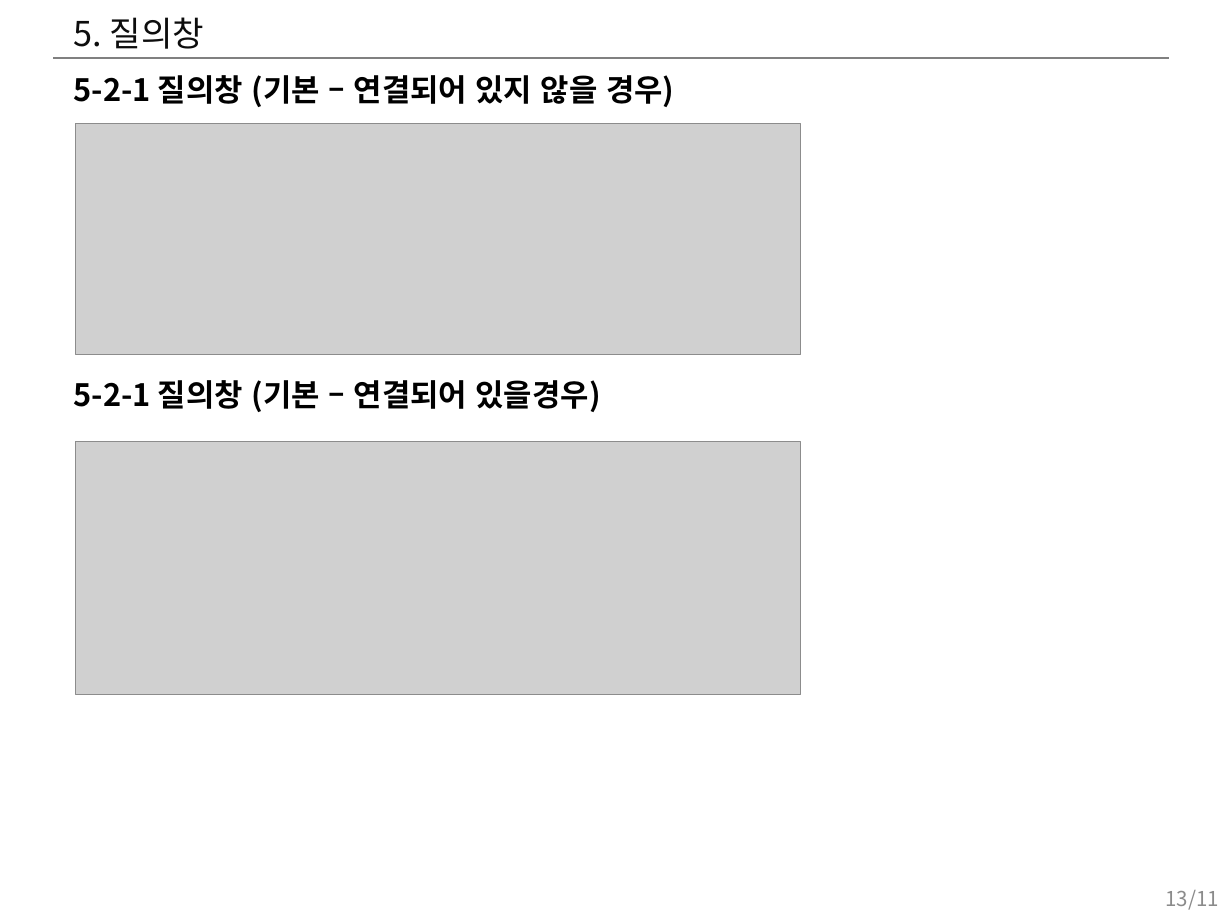
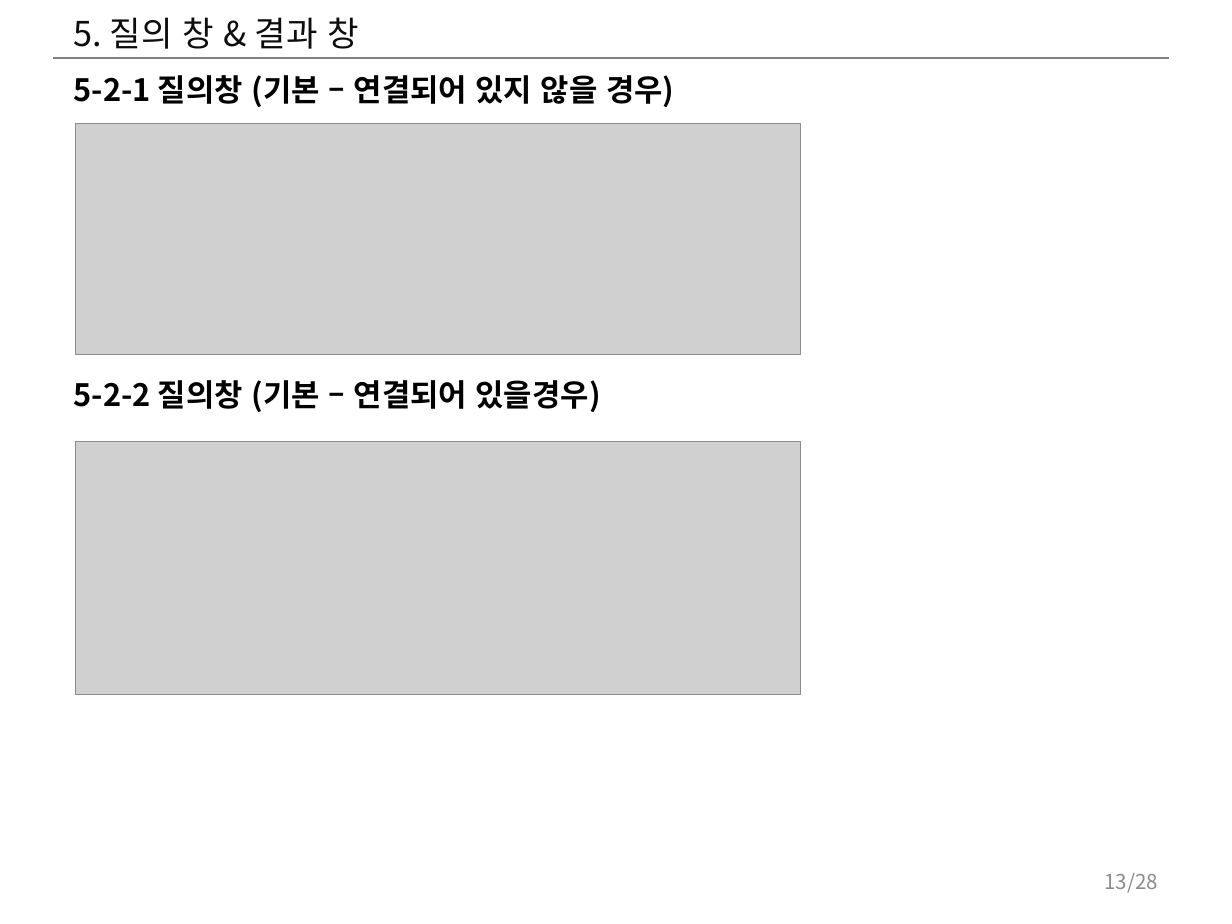
Before and after one commit to postech-dblab-iitp/visual-tool, a slide deck: slide 13 of ViT_docs/시각화도구_UI_UX_기획서.pptx. Drawn at 1232x924 pixels with LibreOffice and Linux fonts; fonts in the diff are those of the drawing; grey boxes stand for pictures. Boxes give left, top, right and bottom in pixels: in the first picture for what was removed or moved away, otherwise in the second. Text is boxed around its words. In the diff, an @@ line names an element or a change of style, - is before the commit and + after.

```diff
--- a/ViT_docs/시각화도구_UI_UX_기획서.pptx
+++ b/ViT_docs/시각화도구_UI_UX_기획서.pptx
@@ title at (x1=74, y1=17, x2=359, y2=49): text changed @@
-5. 질의창
+5. 질의 창 & 결과 창
@@ text at (x1=74, y1=380, x2=601, y2=412): text changed @@
-5-2-1 질의창 (기본 – 연결되어 있을경우)
+5-2-2 질의창 (기본 – 연결되어 있을경우)
@@ page number at (x1=1104, y1=873, x2=1158, y2=893): text changed @@
-13/11
+13/28
```
Also in this commit, not shown: 14 other slides changed, 8 slides added, 2 slides removed.
